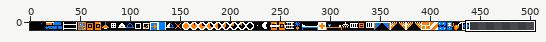
Pixel-art file -- assets/gfx/tiles.aseprite. The first picture is a wide view before the edit; the outline marks the close-up.
Close-up. As it was:
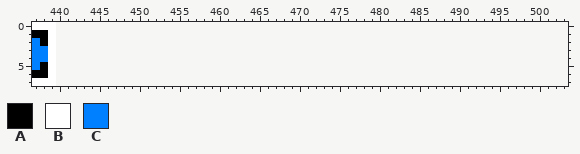
440x8 pixels, 1 frame. Shown: x 437..503, y 0..7. The old version is drawn lined up with the new one, on the new canvas.
Palette (. is transparent): A #000000  B #ffffff  C #0080ff
Pixels before, first column x 437:
0 BBB
1 AAB
2 CAB
3 CCB
4 CCB
5 CAB
6 AAB
7 BBB
After:
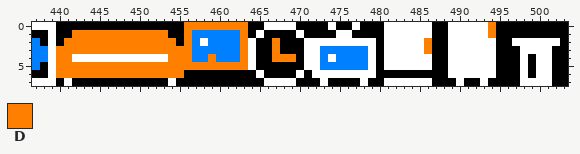
Colours new in this view: D #ff8000
From old to new:
canvas 440x8 -> 504x8
Changed rows in their new state; - is an unchanged pixel.
first column x 440:
0 AAAAAAAAAAAAAAAADDDDDDDDAABBBBAAAABAABAAABBBBBBAABBBBBDAAAAAAAAA
1 AADDDDDDDDDDDDAADCCCCCCDABAAAABAAAABBAAAABBBBBBAABBBBBDAAAAAAAAA
2 ADDDDDDDDDDDDDDADCBCCCCDBAADAAABBBBBBBBBABBBBBDAABBBBBBAABBBBBBA
3 DDDDDDDDDDDDDDDDDCCCCCCDBAADAAABBCCCCCCBABBBBBDAABBBBBBAAABBBBAA
4 DDBBBBBBBBBBBBDDDCCDCCCDBAADDDABBCBCCCCBABBBBBBAABBBBBBAAABABBAA
5 DDDDDDDDDDDDDDDDDDDDDDDDBAAAAAABBCCCCCCBABBBBBBAABBBBBBAAABABBAA
6 DDDDDDDDDDDDDDDDAAAAAAAAABAAAABABBBBBBBBAAAAAAAAABBBBBBAAABABBAA
7 ABAAAAAAAAAAAABAAAAAAAAAAABBBBAAABAAAABAABBBBBBAAABAABAAAABBBBAA
Changed places in both close-ups, as pixel boxes (x1, y1, x2, y2):
added: (56, 22, 568, 86)
